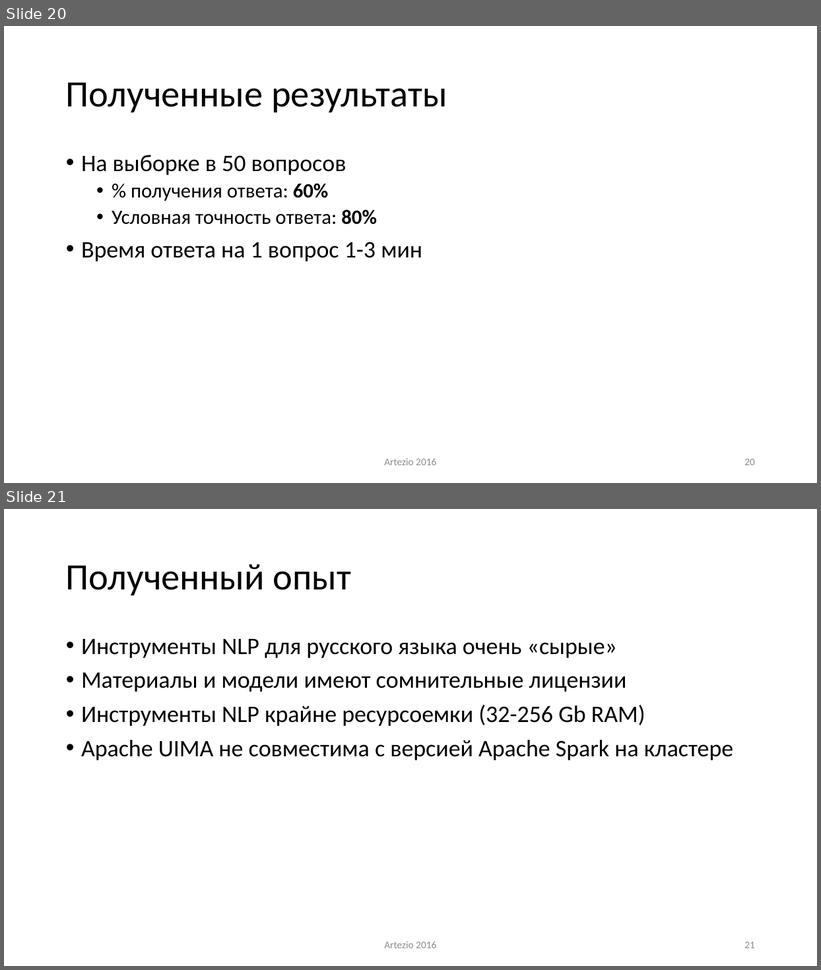
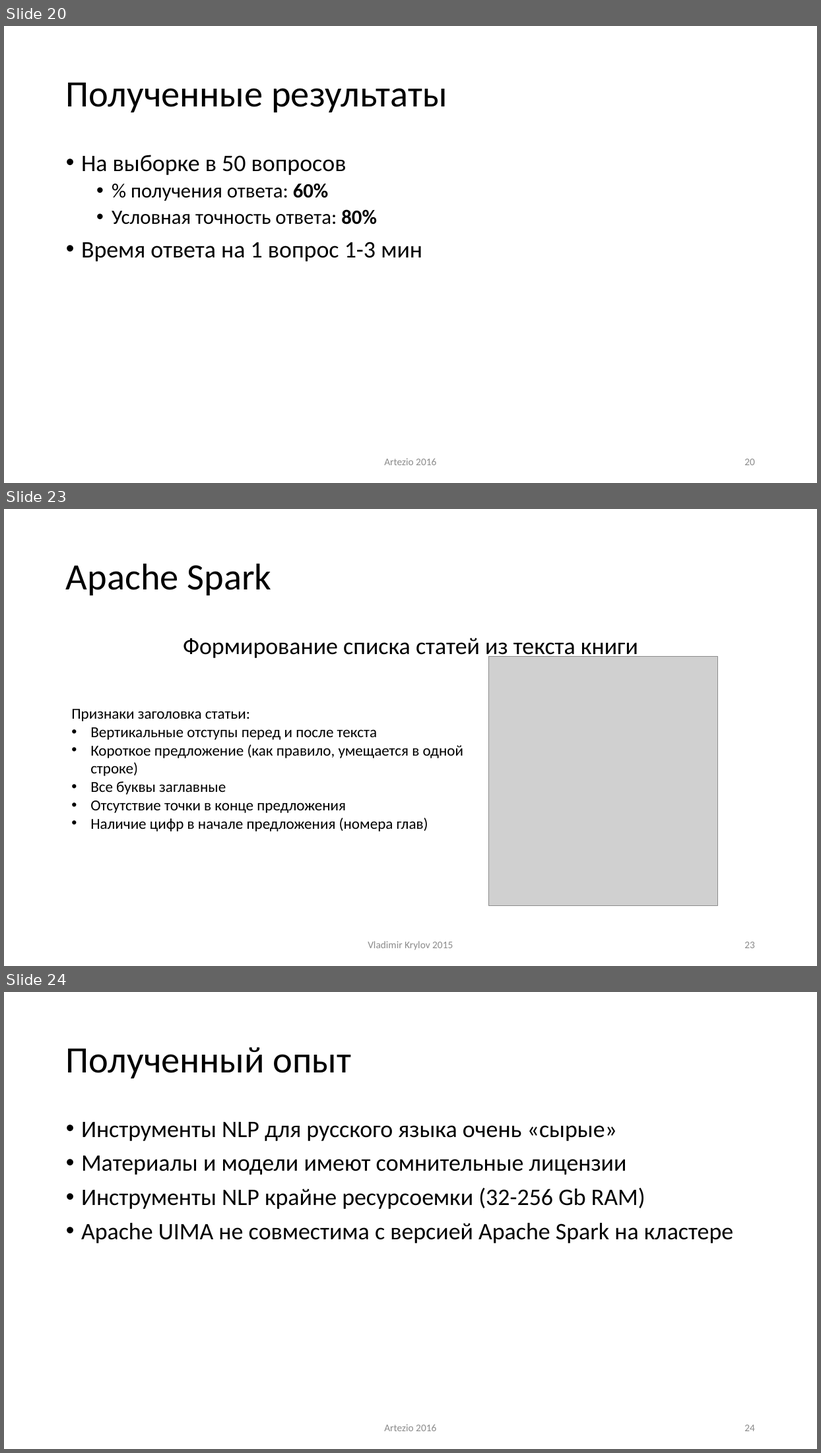
Before and after one commit to ike3/yodaqa, a slide deck: doc/Presentation.pptx. Shown one above the other, each under a label of ours: slides 20 and 21 before the commit, slides 20, 23 and 24 after it; the slides between them are not shown. The pictures are 821x970 and 821x1453 pixels, drawn with LibreOffice and Linux fonts; fonts in the diff are those of the drawing; grey boxes stand for pictures. Boxes give left, top, right and bottom in pixels: in the first picture for what was removed or moved away, otherwise in the second. Text is boxed around its words. In the diff, an @@ line names an element or a change of style, - is before the commit and + after.

Commit message:
[Презетация] Добавлены несколько слайдов об использовании Apache Spark

```diff
--- a/doc/Presentation.pptx
+++ b/doc/Presentation.pptx
@@ slide 23 added at <box>4,509,817,966</box>, background #FFFFFF @@
@@ title added at <box>66,563,272,595</box>, 44 pt, text #000000 @@
+Apache Spark
@@ text added at <box>183,638,638,660</box>, 28 pt, text #000000 @@
+Формирование списка статей из текста книги
@@ picture added at <box>489,657,717,906</box> @@
@@ text added at <box>71,709,463,832</box>, 18 pt, text #000000 @@
+Признаки заголовка статьи:
+• Вертикальные отступы перед и после текста
+• Короткое предложение (как правило, умещается в одной строке)
+• Все буквы заглавные
+• Отсутствие точки в конце предложения
+• Наличие цифр в начале предложения (номера глав)
@@ text added at <box>368,941,453,951</box>, 12 pt, text #8C8C8C @@
+Vladimir Krylov 2015
@@ page number added at <box>745,942,755,949</box>, 12 pt, text #8C8C8C @@
+23
@@ what was slide 21 is now slide 24 @@
@@ page number at <box>745,1425,755,1432</box>: text changed @@
-21
+24
```
Also in this commit, not shown: 2 slides changed, 2 other slides added.
